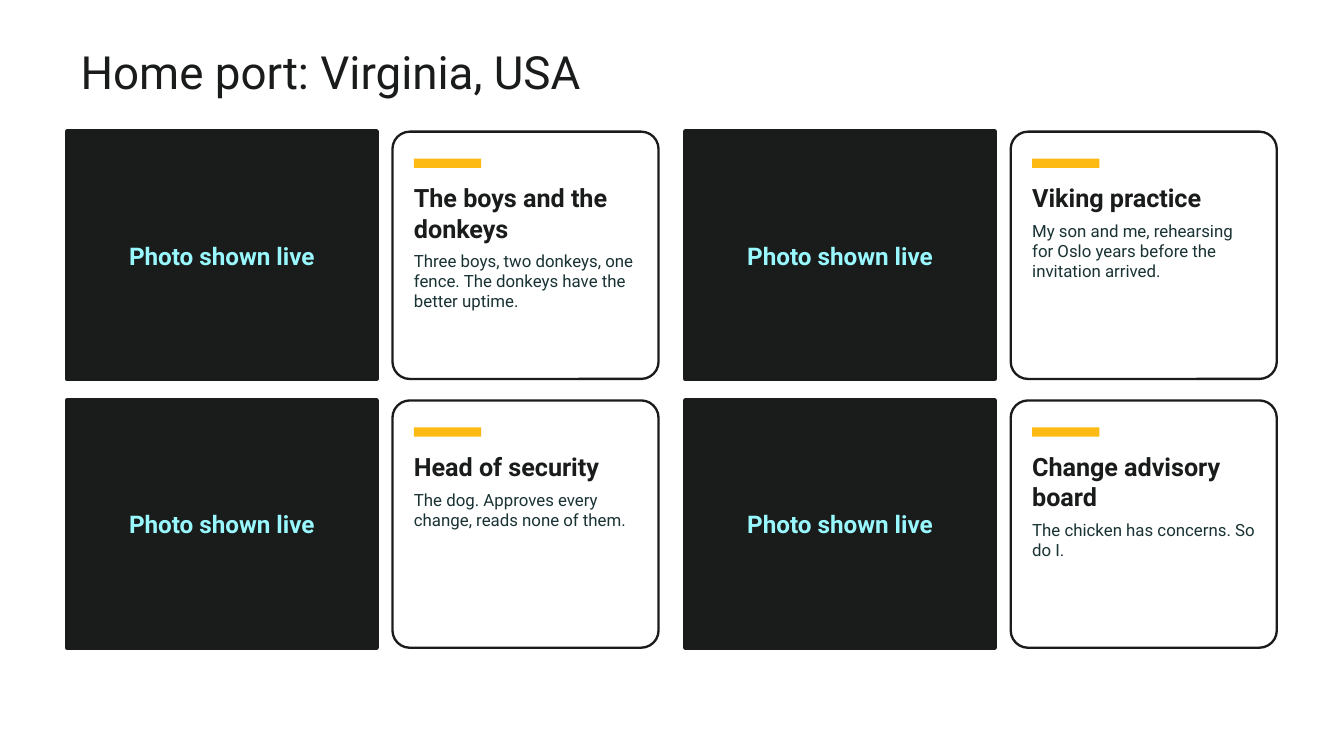
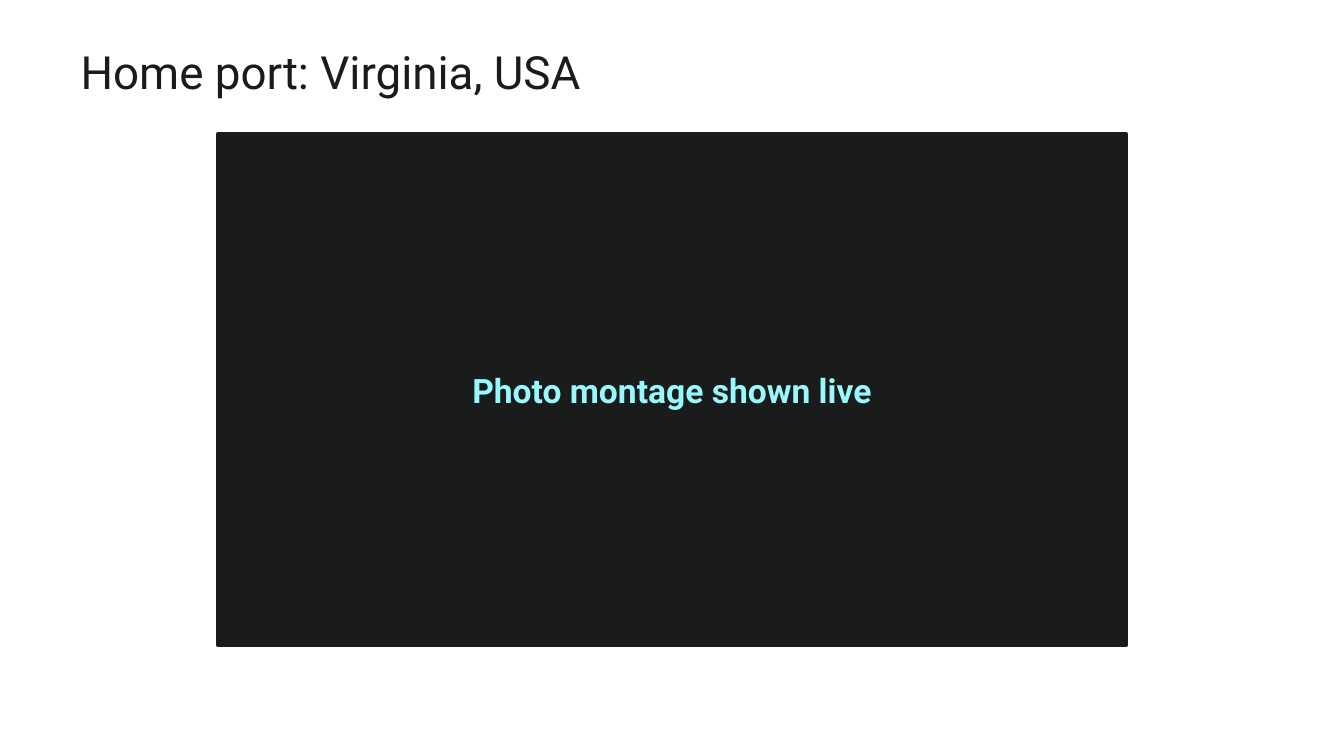
Before and after one commit to thisismydemo/nic2026_azl, a slide deck: slide 3 of presentation/Azure_Local_Discovery_to_Day2_NIC2026.pptx. Drawn at 1344x756 pixels with LibreOffice and Linux fonts; fonts in the diff are those of the drawing; background and template pictures are left out. Boxes give left, top, right and bottom in pixels: in the first picture for what was removed or moved away, otherwise in the second. Text is boxed around its words. In the diff, an @@ line names an element or a change of style, - is before the commit and + after.

```diff
--- a/presentation/Azure_Local_Discovery_to_Day2_NIC2026.pptx
+++ b/presentation/Azure_Local_Discovery_to_Day2_NIC2026.pptx
@@ rectangle "Photo montage shown live": place and size @@
-rectangle "Photo montage shown live" at (67, 132, 376, 379)
+rectangle "Photo montage shown live" at (218, 134, 1126, 645)
@@ rounded rectangle removed at (392, 132, 659, 379) @@
@@ rectangle removed at (685, 132, 995, 379) @@
-Photo shown live
@@ rounded rectangle removed at (1011, 132, 1277, 379) @@
@@ rectangle removed at (414, 159, 481, 168) @@
@@ rectangle removed at (1032, 159, 1099, 168) @@
@@ text removed at (414, 188, 633, 311) @@
-The boys and the donkeys
-Three boys, two donkeys, one fence. The donkeys have the better uptime.
@@ text removed at (1032, 188, 1233, 277) @@
-Viking practice
-My son and me, rehearsing for Oslo years before the invitation arrived.
@@ text in rectangle at (472, 377, 872, 410): text changed; size 13 to 18 pt @@
-Photo shown live
+Photo montage shown live
@@ rectangle removed at (67, 401, 376, 648) @@
-Photo shown live
@@ rounded rectangle removed at (392, 401, 659, 648) @@
@@ rectangle removed at (685, 401, 995, 648) @@
-Photo shown live
@@ rounded rectangle removed at (1011, 401, 1277, 648) @@
@@ rectangle removed at (414, 427, 481, 437) @@
@@ rectangle removed at (1032, 427, 1099, 437) @@
@@ text removed at (414, 457, 626, 530) @@
-Head of security
-The dog. Approves every change, reads none of them.
@@ text removed at (1032, 457, 1255, 556) @@
-Change advisory board
-The chicken has concerns. So do I.
```
